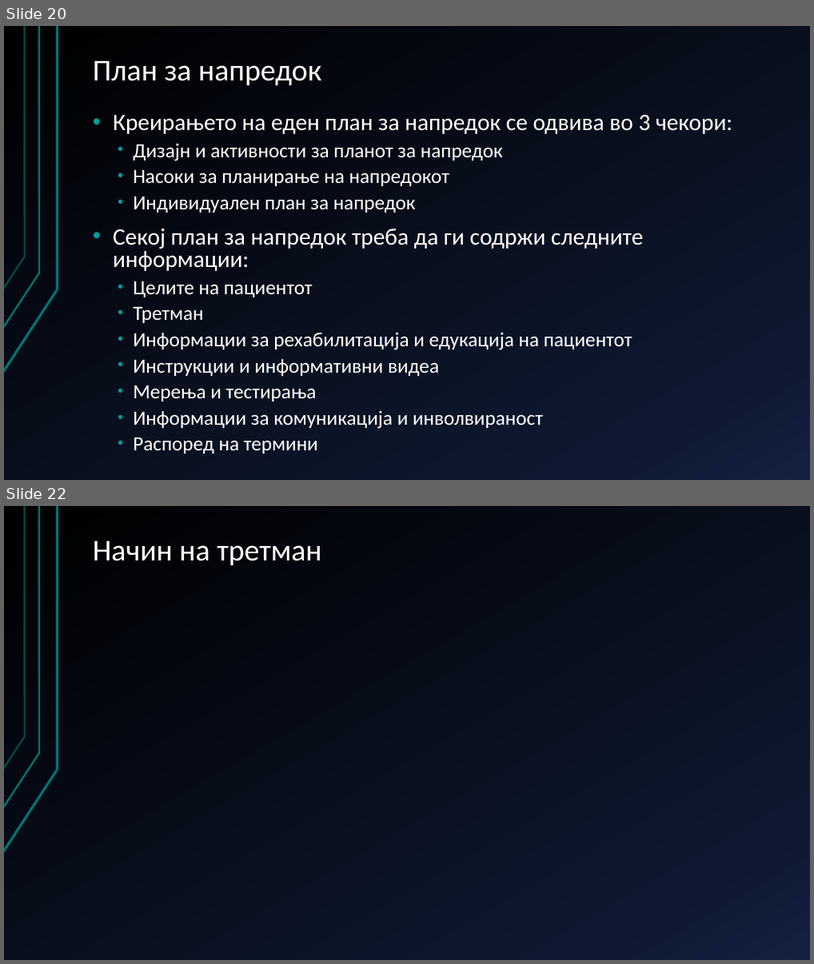
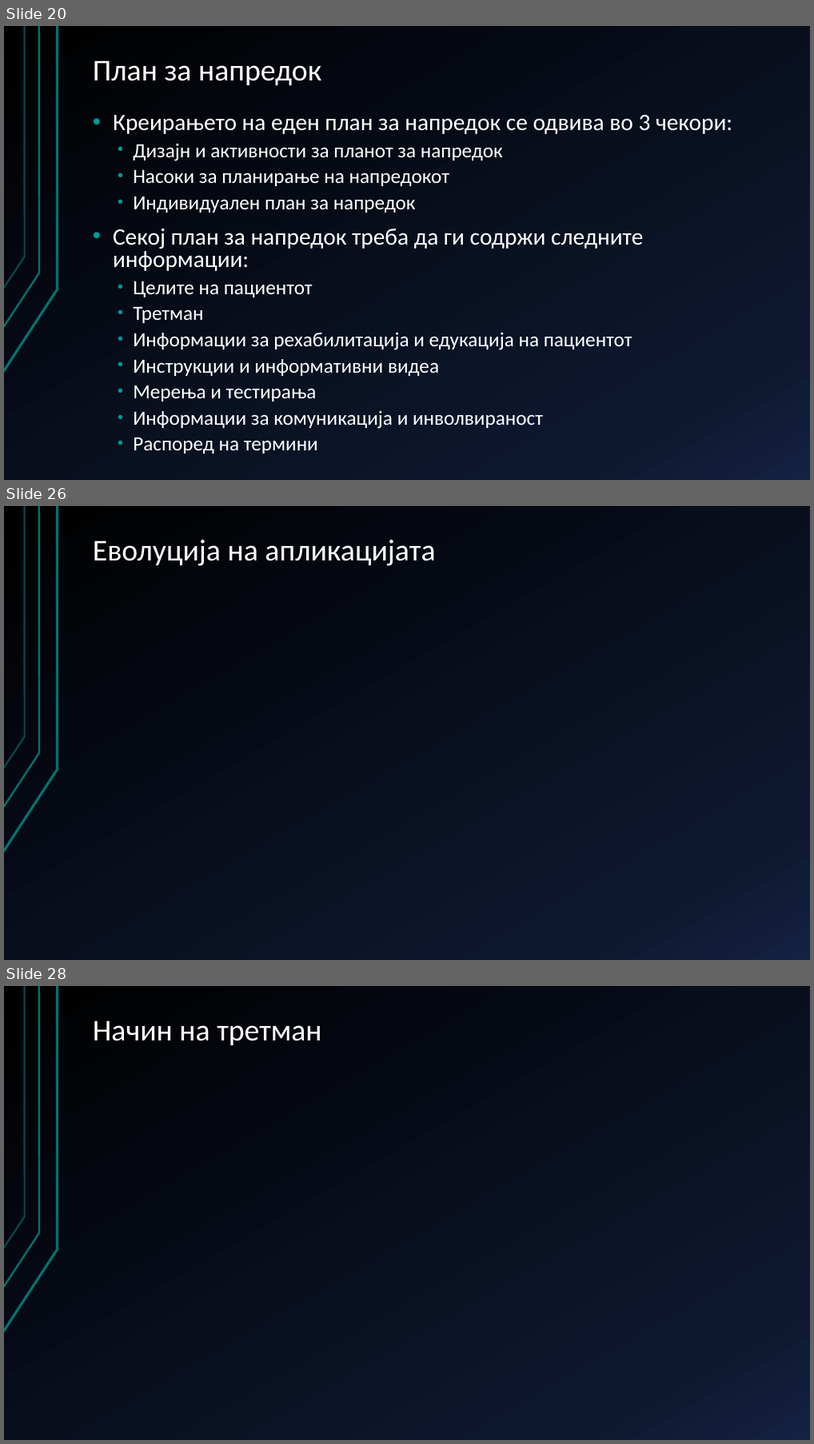
Before and after one commit to AlenDosev/Master, a slide deck: Master.pptx. Shown one above the other, each under a label of ours: slides 20 and 22 before the commit, slides 20, 26 and 28 after it; the slides between them are not shown. The pictures are 814x964 and 814x1444 pixels, drawn with LibreOffice and Linux fonts; fonts in the diff are those of the drawing. Boxes give left, top, right and bottom in pixels: in the first picture for what was removed or moved away, otherwise in the second. Text is boxed around its words. In the diff, an @@ line names an element or a change of style, - is before the commit and + after.

```diff
--- a/Master.pptx
+++ b/Master.pptx
@@ slide 26 added at bbox=[4, 506, 810, 960], background gradient #000000 to #0F1931 to #142242; not listed: 3 template elements that a slide beside it also shows @@
@@ title added at bbox=[93, 540, 435, 566], 36 pt, text #FFFFFF @@
+Еволуција на апликацијата
@@ what was slide 22 is now slide 28 @@
```
Also in this commit, not shown: 1 slide changed, 8 other slides added.
